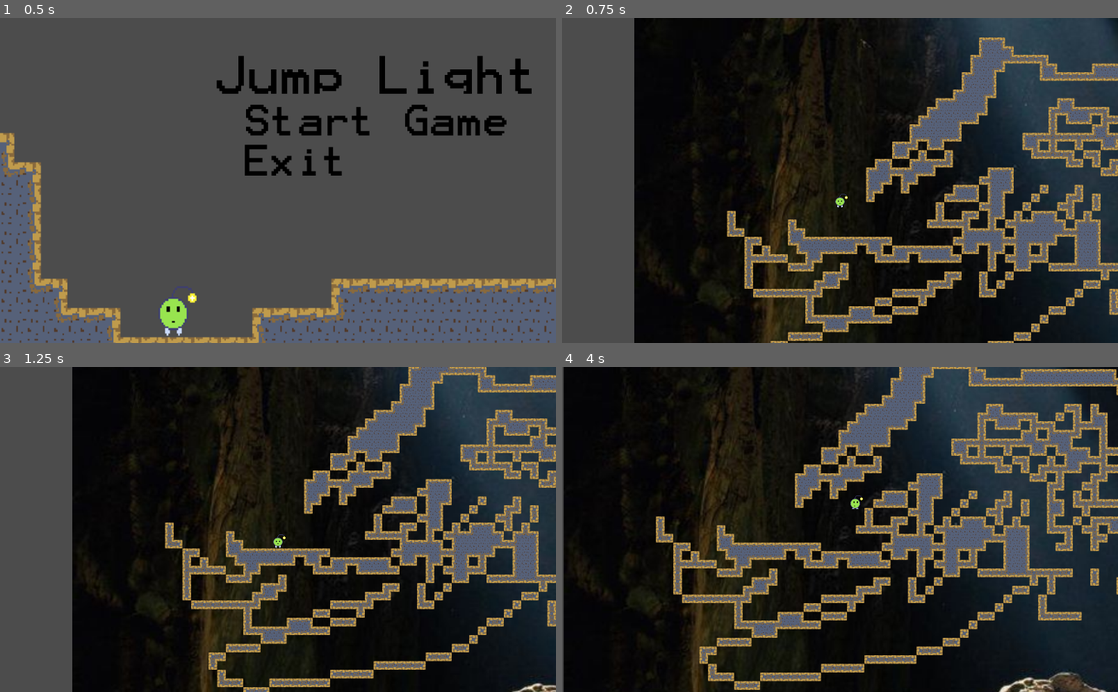
Above: before the commit, frames 1-4 (two rows, left to right).
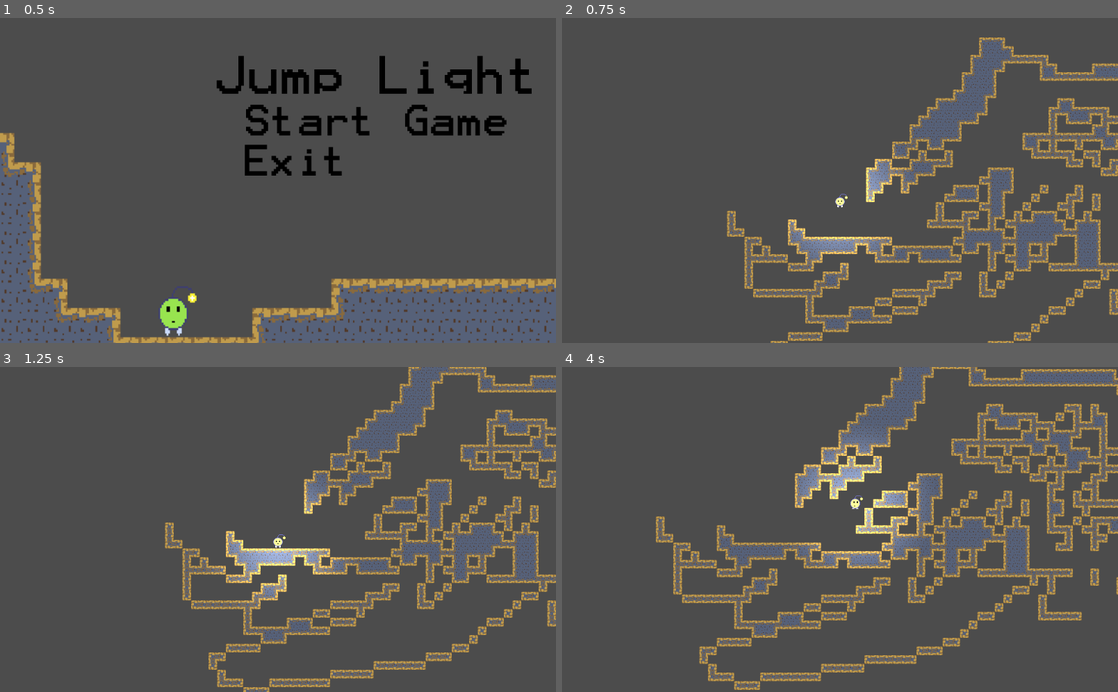
Above: after the commit, the same moments.

Repository: zcarter95/LightJump
Game: Godot game, scene res://Scenes/Title-Screen.tscn
The game is run twice, just before and just after one commit, with the same random seed, the same clock (stepped at 60 frames per second) and the same inputs.
Inputs (mouse positions are in pixels of both pictures, inside the frame that each line leads up to):
- Up to frame 1 (0.5 s): no input
- Up to frame 2 (0.75 s): click (940, 118) at 0.5 s
- Up to frame 3 (1.25 s): no input
- Up to frame 4 (4 s): hold D (ui_right) 1.28-2.78 s; tap W (ui_up) at 1.52, 2.27, 3.77 s; hold A (ui_left) 2.78-3.53 s; hold D (ui_right) from 3.53 s (still down)

Frame 1 is identical in both runs. In frame 2, 71% of the frame differs, in the area x 13-100%, y 0-100%; in frame 3, 71%; in frame 4, 80%, in the area x 0-100%, y 0-100%.

Commit message:
Lighting
Baselighting added to player

Diff:
--- a/Scenes/StageOne.tscn
+++ b/Scenes/StageOne.tscn
@@ -1,6 +1,7 @@
-[gd_scene load_steps=78 format=2]
+[gd_scene load_steps=79 format=2]
 
 [ext_resource path="res://Scenes/Player.tscn" type="PackedScene" id=1]
+[ext_resource path="res://Sprites/Titlescreen/Color maplightmask.png" type="Texture" id=2]
 [ext_resource path="res://Tilesets/Ground Tileset.png" type="Texture" id=3]
 [ext_resource path="res://Sprites/4506e409f19cb2c92e1f6b4205eb821b.jpg" type="Texture" id=4]
 [ext_resource path="res://Pause-Menu.tscn" type="PackedScene" id=5]
@@ -682,6 +683,7 @@
 [node name="StageOne" type="Node2D"]
 
 [node name="4506e409f19cb2c92e1f6b4205eb821b" type="Sprite" parent="."]
+visible = false
 position = Vector2( 457.666, -173.601 )
 scale = Vector2( 2.23061, 2.19865 )
 texture = ExtResource( 4 )
@@ -693,6 +695,10 @@
 tile_data = PoolIntArray( -1179593, 0, 4, -1179592, 0, 196609, -1179591, 0, 196609, -1179590, 0, 196609, -1179589, 0, 1 …(15048 unchanged characters)…
 
 [node name="Player2" parent="." instance=ExtResource( 1 )]
+
+[node name="Light2D" type="Light2D" parent="Player2"]
+position = Vector2( 0.707092, -0.707123 )
+texture = ExtResource( 2 )
 
 [node name="CanvasLayer" type="CanvasLayer" parent="."]
 
Binary file added: Sprites/Titlescreen/Color maplightmask.png
Not shown, added: Sprites/Titlescreen/Color maplightmask.png.import
